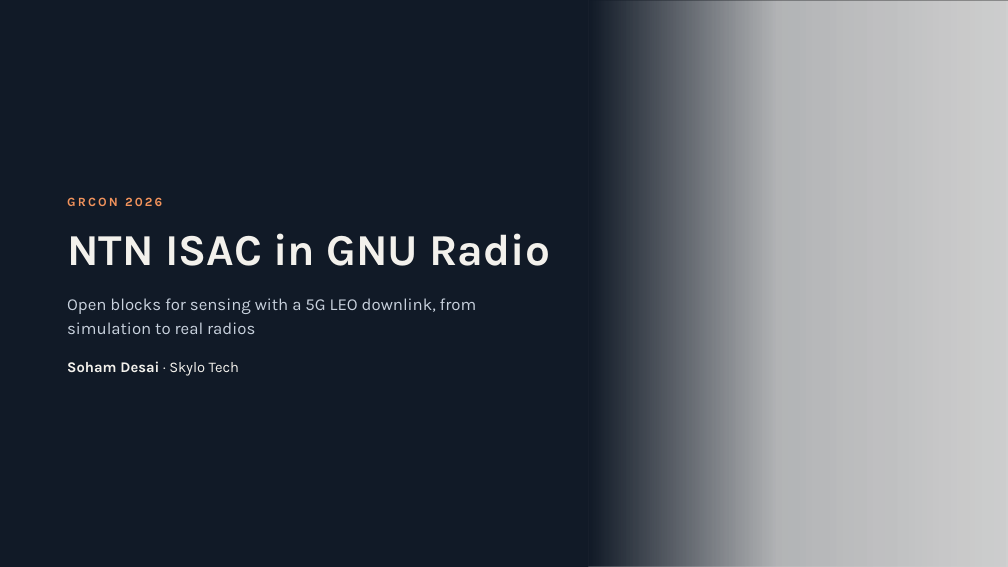
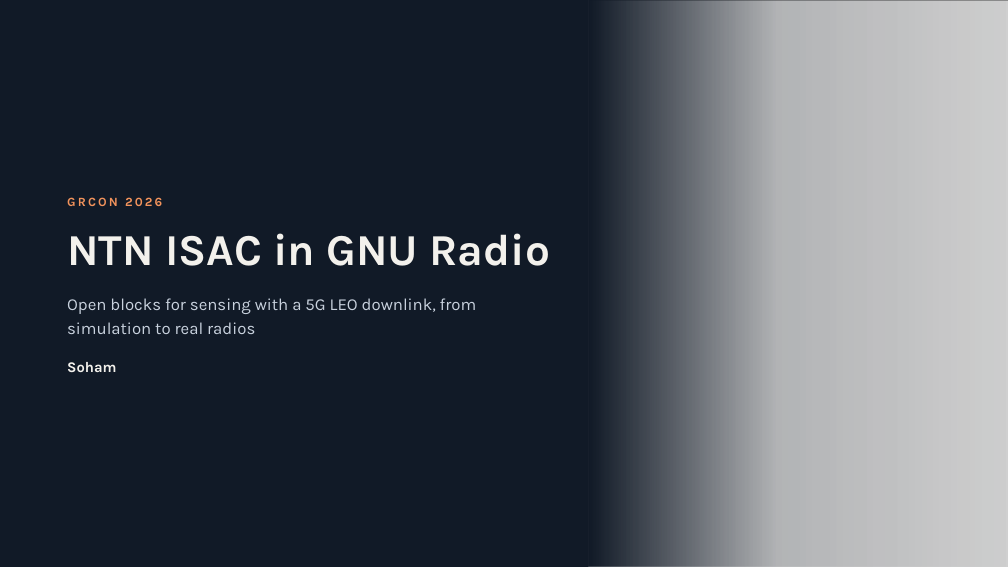
Before and after one commit to soham12112/NTN_ISAC_GRCON26, a slide deck: slide 1 of docs/NTN_ISAC_in_GNU_Radio.pptx. Drawn at 1008x567 pixels with LibreOffice and Linux fonts; fonts in the diff are those of the drawing; grey boxes stand for pictures. Boxes give left, top, right and bottom in pixels: in the first picture for what was removed or moved away, otherwise in the second. Text is boxed around its words. In the diff, an @@ line names an element or a change of style, - is before the commit and + after.

```diff
--- a/docs/NTN_ISAC_in_GNU_Radio.pptx
+++ b/docs/NTN_ISAC_in_GNU_Radio.pptx
@@ text at [67,362,116,372]: text changed @@
-Soham Desai · Skylo Tech
+Soham
```
Also in this commit, not shown: 1 other slide changed, 6 other files.
